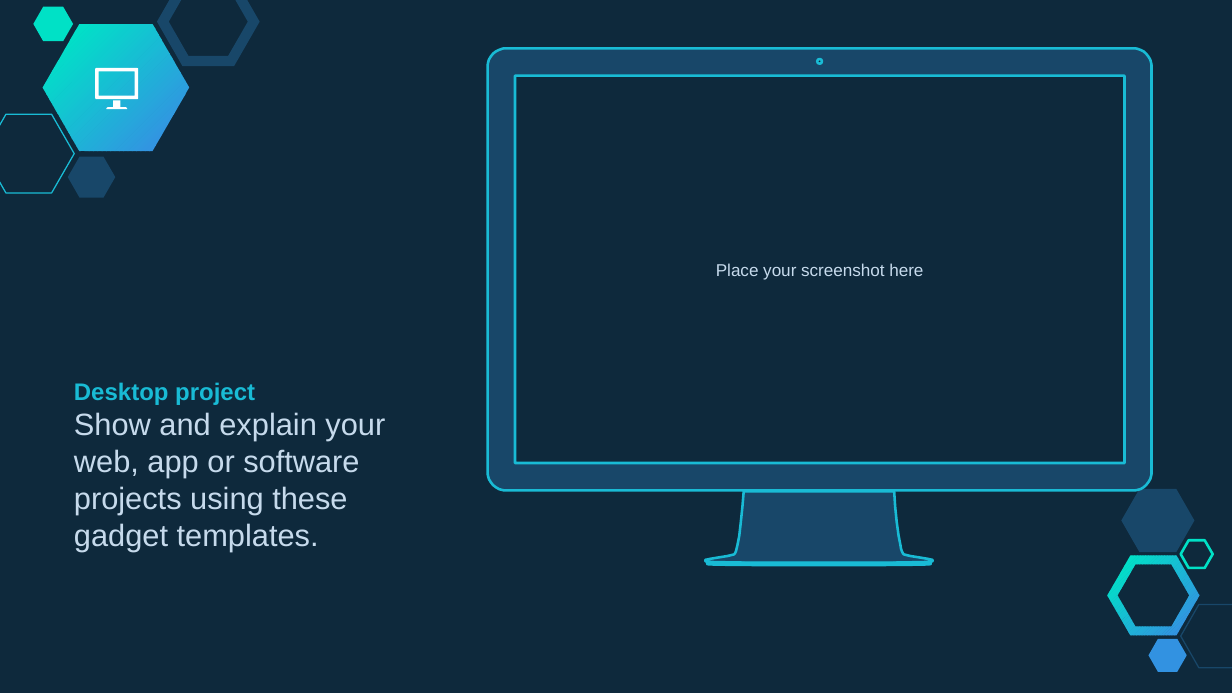
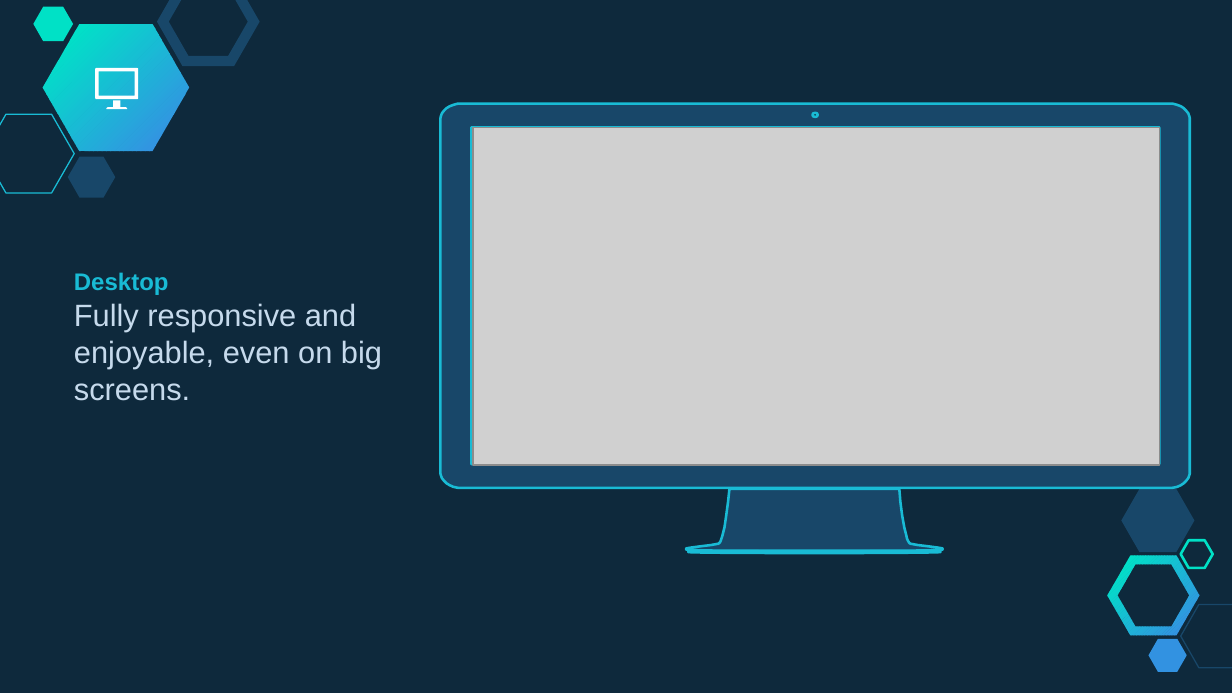
Before and after one commit to hsx925/Battleship, a slide deck: slide 12 of Documentation/Presentations/PitchBattleship.pptx (slide 14 before the commit). Drawn at 1232x693 pixels with LibreOffice and Linux fonts; fonts in the diff are those of the drawing; grey boxes stand for pictures. Boxes give left, top, right and bottom in pixels: in the first picture for what was removed or moved away, otherwise in the second. Text is boxed around its words. In the diff, an @@ line names an element or a change of style, - is before the commit and + after.

Commit message:
#17 Added final version of the presentation and pdf-version

```diff
--- a/Documentation/Presentations/PitchBattleship.pptx
+++ b/Documentation/Presentations/PitchBattleship.pptx
@@ freeform shape: place and size @@
-freeform shape at [488, 48, 1152, 565]
+freeform shape at [441, 103, 1190, 553]
@@ picture added at [473, 128, 1159, 466] @@
@@ text removed at [716, 263, 923, 280] @@
-Place your screenshot here
@@ text at [74, 272, 382, 401]: text changed @@
-Desktop project
-Show and explain your web, app or software projects using these gadget templates.
+Desktop
+Fully responsive and enjoyable, even on big screens.
```
Also in this commit, not shown: 5 other slides changed, 3 slides removed, 1 other file.
